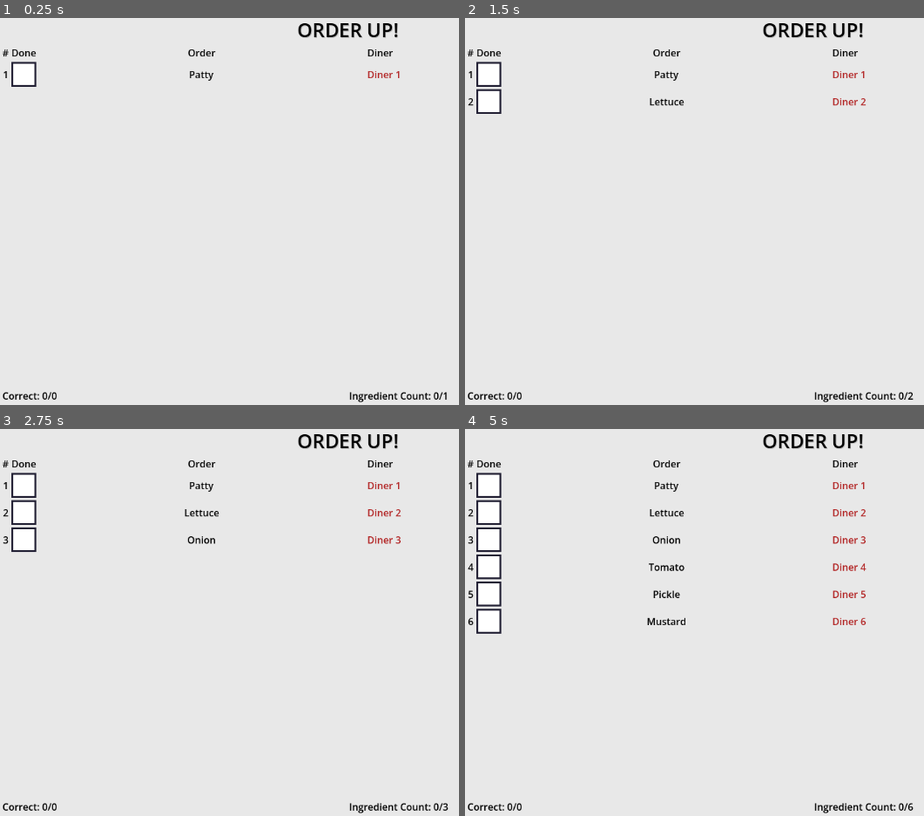
Above: before the commit, frames 1-4 (two rows, left to right).
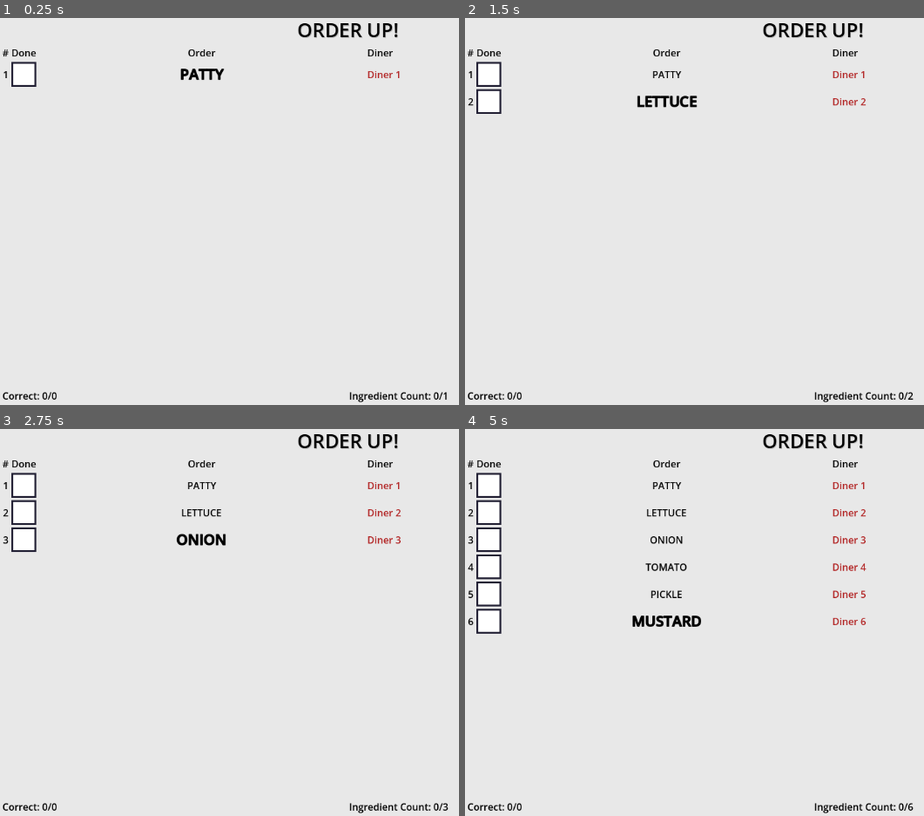
Above: after the commit, the same moments.

Repository: DanielChapin/Burgerception
Game: Godot game, scene res://test/order_up_ticket/TestOrderPushAndFinalize.tscn
Two runs of this game, one before a commit and one after it. Both use one fixed random seed, a clock stepped at 60 frames per second and the inputs below. The project has no main scene, so this scene is started directly.
Inputs (mouse positions are in pixels of both pictures, inside the frame that each line leads up to):
- Up to frame 1 (0.25 s): no input
- Up to frame 2 (1.5 s): tap Enter at 0.5 s; move the mouse to (outside the picture) at 0.52 s; hold Shift 0.53-1.25 s; click (outside the picture) at 0.67 s; tap Space at 1.25 s; drag from (671, 226) to (777, 288) at 1.27 s
- Up to frame 3 (2.75 s): move the mouse to (417, 533) at 2.02 s; tap Ctrl at 2.1 s; click (417, 533) at 2.17 s
- Up to frame 4 (5 s): tap Enter at 2.75, 4.25 s; drag from (777, 699) to (602, 560) at 2.77 s; tap Space at 3.5 s; move the mouse to (outside the picture) at 3.52 s; tap Alt at 3.6 s; click (outside the picture) at 3.67 s; drag from (602, 560) to (708, 521) at 4.27 s

The runs differ from the first frame. In frame 1, 0.2% of the frame differs, in the area x 39-49%, y 13-17%; in frame 2, 0.4%; in frame 3, 0.5%; in frame 4, 0.9%, in the area x 36-52%, y 13-52%.

Commit message:
Ingredient label focusing

Diff:
--- a/app/scenes/ui/OrderUpTicket/IngredientLabel.tscn
+++ b/app/scenes/ui/OrderUpTicket/IngredientLabel.tscn
@@ -2,10 +2,8 @@
 
 [ext_resource type="Script" uid="uid://bti8lbapor73x" path="res://scenes/ui/OrderUpTicket/ingredient_label.gd" id="1_r6w4g"]
 
-[sub_resource type="LabelSettings" id="LabelSettings_r6w4g"]
-font_color = Color(0, 0, 0, 1)
-
 [node name="IngredientLabel" type="Label" unique_id=389377557]
-label_settings = SubResource("LabelSettings_r6w4g")
+theme_override_colors/font_color = Color(0, 0, 0, 1)
 horizontal_alignment = 1
+uppercase = true
 script = ExtResource("1_r6w4g")
--- a/app/scenes/ui/OrderUpTicket/ingredient_label.gd
+++ b/app/scenes/ui/OrderUpTicket/ingredient_label.gd
@@ -1,6 +1,15 @@
+class_name IngredientLabel
 extends Label
 
 var ingredient: Ingredient.Kind:
 	set(val):
 		text = Ingredient.readable_name(val)
 		ingredient = val
+
+func make_bold(bold: bool = true):
+	if bold:
+		add_theme_constant_override("outline_size", 3)
+		add_theme_font_size_override("font_size", int(get_theme_font_size("font_size") * 1.5))
+	else:
+		remove_theme_constant_override("outline_size")
+		remove_theme_font_size_override("font_size")
--- a/app/scenes/ui/OrderUpTicket/order_entry_row.gd
+++ b/app/scenes/ui/OrderUpTicket/order_entry_row.gd
@@ -2,7 +2,7 @@
 
 var number_label: OrderUpTicketNumLabel
 var status_indicator: IndicatorCheckbox
-var ingredient_label: Node # TODO Type?
+var ingredient_label: IngredientLabel
 var diner_label: ChatterLabel
 
 const NUM_LABEL := preload("res://scenes/ui/OrderUpTicket/NumLabel.tscn")
--- a/app/scenes/ui/OrderUpTicket/order_up_ticket.gd
+++ b/app/scenes/ui/OrderUpTicket/order_up_ticket.gd
@@ -53,6 +53,7 @@
 	for node in row.as_nodes():
 		order_entries_grid.add_child(node)
 
+var _previously_focused: int
 func focus_row(index: int):
 	if index >= len(rows):
 		return
@@ -62,6 +63,11 @@
 	var height = scroll_container.size.y
 	var scroll = max(0, scroll_position_target - height / 2)
 	scroll_container.set_deferred("scroll_vertical", scroll)
+
+	row.ingredient_label.make_bold.call_deferred()
+	if _previously_focused != -1 and _previously_focused < len(rows):
+		rows[_previously_focused].ingredient_label.make_bold(false)
+	set_deferred("_previously_focused", index)
 
 func _status_num_correct_changed(count: int, previous: int):
 	# When the number of correct ingredients changes, we need to update row
--- a/app/scenes/ui/OrderUpTicket/ticket_header_settings.tres
+++ b/app/scenes/ui/OrderUpTicket/ticket_header_settings.tres
@@ -3,3 +3,4 @@
 [resource]
 line_spacing = 0.0
 font_color = Color(0, 0, 0, 1)
+outline_color = Color(0, 0, 0, 1)
